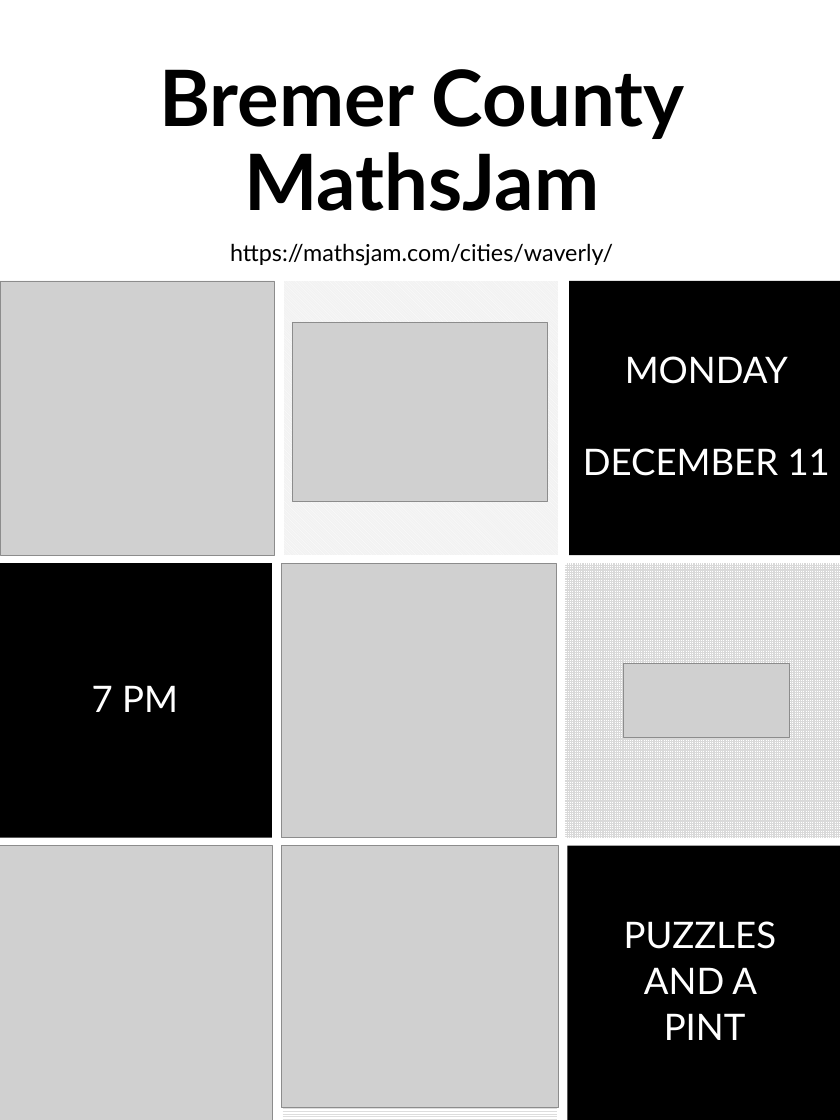
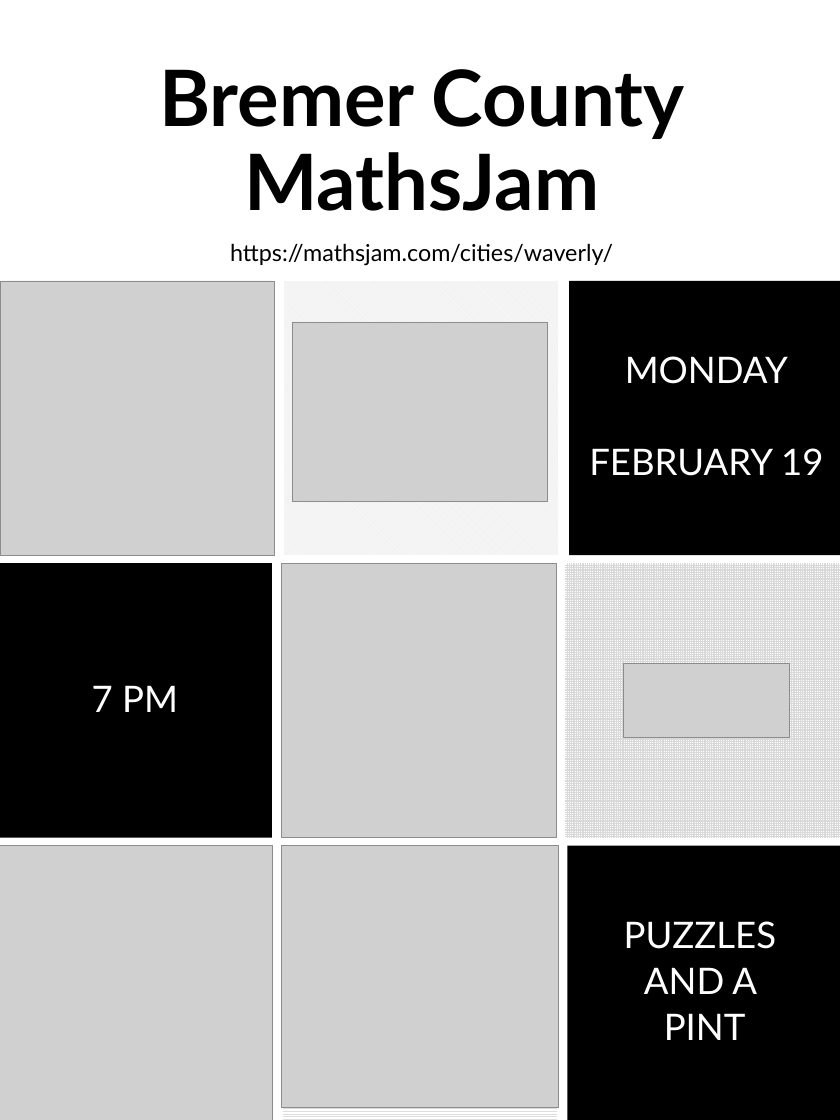
Before and after one commit to mbirgen/Waverly-MathsJams, a slide deck: slide 1 of MathsJam.pptx (slide 2 before the commit). Drawn at 840x1120 pixels with LibreOffice and Linux fonts; fonts in the diff are those of the drawing; grey boxes stand for pictures. Boxes give left, top, right and bottom in pixels: in the first picture for what was removed or moved away, otherwise in the second. Text is boxed around its words. In the diff, an @@ line names an element or a change of style, - is before the commit and + after.

```diff
--- a/MathsJam.pptx
+++ b/MathsJam.pptx
@@ text at [589, 448, 823, 476]: text changed @@
-DECEMBER 11
+FEBRUARY 19
```
Also in this commit, not shown: 20 other files.
